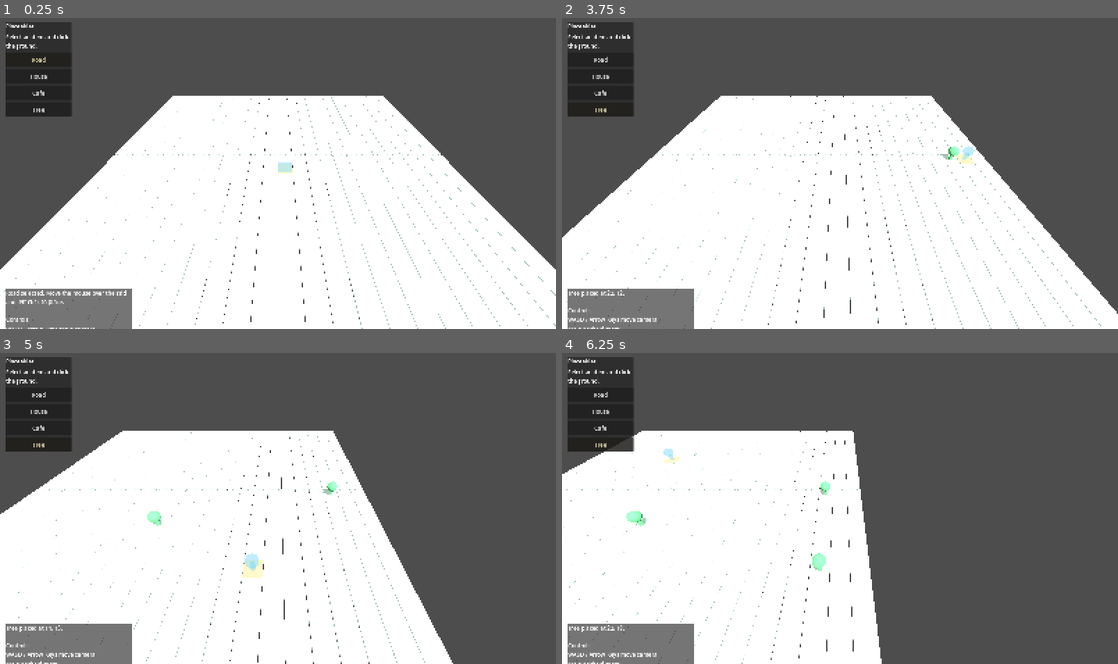
Above: before the commit, frames 1-4 (two rows, left to right).
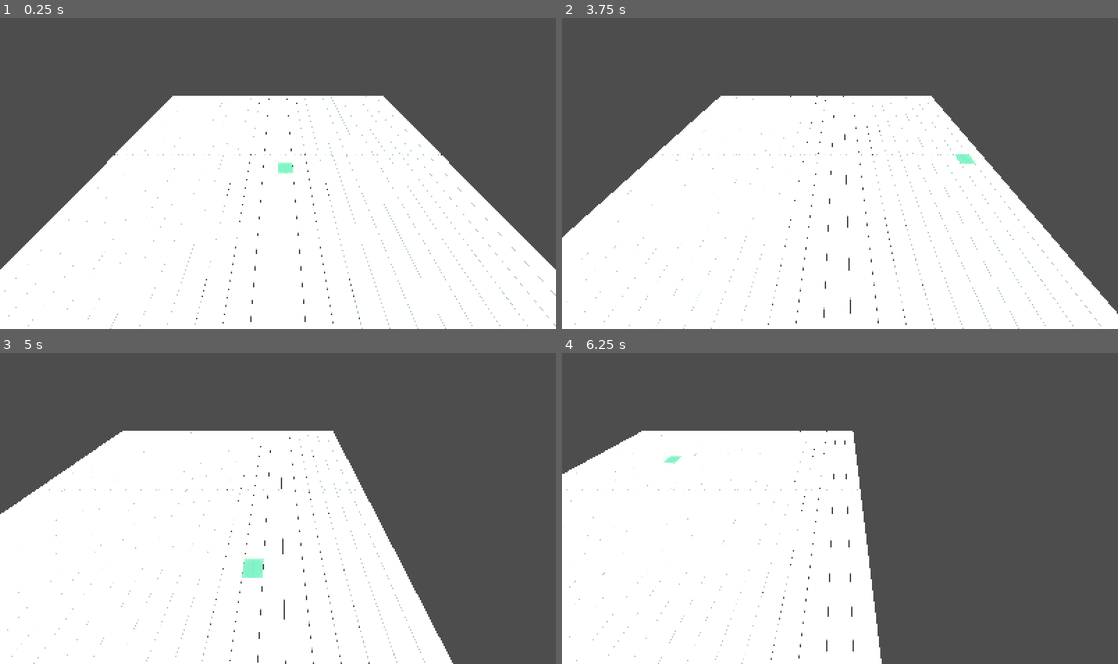
Above: after the commit, the same moments.

Repository: joyshu93/bloomtail_village
Game: Godot game, scene res://scenes/main/Main.tscn
The game is run twice, just before and just after one commit, with the same random seed, the same clock (stepped at 60 frames per second) and the same inputs.
Inputs (mouse positions are in pixels of both pictures, inside the frame that each line leads up to):
- Up to frame 1 (0.25 s): no input
- Up to frame 2 (3.75 s): click (600, 58) at 0.5 s, where only the run before the commit has a clickable "Road"; click (600, 77) at 1.25 s, where only the run before the commit has a clickable "House"; click (600, 92) at 2 s, where only the run before the commit has a clickable "Cafe"; click (600, 108) at 2.75 s, where only the run before the commit has a clickable "Tree"; tap Enter at 3.5 s; move the mouse to (962, 157) at 3.52 s; hold D from 3.53 s (still down); click (962, 157) at 3.67 s
- Up to frame 3 (5 s): release D at 4.25 s; drag from (166, 524) to (250, 570) at 4.27 s
- Up to frame 4 (6.25 s): tap Space at 5 s; move the mouse to (895, 440) at 5.02 s; hold D 5.03-5.75 s; click (895, 440) at 5.17 s; tap Enter at 5.75 s; drag from (812, 570) to (673, 461) at 5.77 s

The runs differ from the first frame. In frame 1, 6.5% of the frame differs, in the area x 1-53%, y 1-100%; in frame 2, 6.6%; in frame 3, 6.8%, in the area x 1-61%, y 1-100%; in frame 4, 6.8%.
Error after the commit: Parse Error: Cannot infer the type of "is_selected" variable because the value doesn't have a set type. (res://scripts/ui/ui_root.gd:122)

Commit message:
Polish 3D placement UX

Diff:
--- a/scripts/managers/build_manager.gd
+++ b/scripts/managers/build_manager.gd
@@ -36,12 +36,22 @@
 func get_selected_data() -> PlaceableData:
 	return placeables.get(selected_id) as PlaceableData
 
+func get_selected_name() -> String:
+	var selected := get_selected_data()
+	return "" if selected == null else selected.display_name
+
+func is_road_selected() -> bool:
+	return selected_id == "road"
+
 func select_placeable(placeable_id: String) -> void:
 	if not placeables.has(placeable_id):
 		return
 	selected_id = placeable_id
 	selection_changed.emit(selected_id)
-	game_manager.set_status("%s selected. Move the mouse over the grid and left click to place." % get_selected_data().display_name)
+	if is_road_selected():
+		game_manager.set_status("Road selected. Left click and drag across the grid to lay roads quickly.")
+	else:
+		game_manager.set_status("%s selected. Move the mouse over the grid and left click to place." % get_selected_data().display_name)
 
 func is_inside(cell: Vector2i) -> bool:
 	return cell.x >= 0 and cell.y >= 0 and cell.x < GRID_WIDTH and cell.y < GRID_DEPTH
@@ -52,23 +62,45 @@
 func can_place(cell: Vector2i) -> bool:
 	return is_inside(cell) and not is_occupied(cell)
 
-func would_be_active(cell: Vector2i, data: PlaceableData = null) -> bool:
-	var current_data := data if data != null else get_selected_data()
-	if current_data == null or not current_data.requires_road:
-		return true
+func can_place_id(placeable_id: String, cell: Vector2i) -> bool:
+	return placeables.has(placeable_id) and can_place(cell)
+
+func has_road_neighbor(cell: Vector2i) -> bool:
 	for offset in [Vector2i.LEFT, Vector2i.RIGHT, Vector2i.UP, Vector2i.DOWN]:
 		var neighbor_key := _cell_key(cell + offset)
 		if placements.has(neighbor_key) and placements[neighbor_key]["id"] == "road":
 			return true
 	return false
 
+func would_be_active(cell: Vector2i, data: PlaceableData = null) -> bool:
+	var current_data := data if data != null else get_selected_data()
+	if current_data == null or not current_data.requires_road:
+		return true
+	return has_road_neighbor(cell)
+
+func get_hover_message(cell: Vector2i, placeable_id: String = selected_id) -> String:
+	if not placeables.has(placeable_id):
+		return "Select a placeable from the build menu."
+	var data: PlaceableData = placeables[placeable_id]
+	if not is_inside(cell):
+		return "Outside the buildable area."
+	if is_occupied(cell):
+		return "Cell %d, %d is occupied." % [cell.x + 1, cell.y + 1]
+	if data.requires_road and not would_be_active(cell, data):
+		return "%s can be placed here, but it will stay inactive until a road touches it." % data.display_name
+	return "Ready to place %s at %d, %d." % [data.display_name, cell.x + 1, cell.y + 1]
+
 func place_selected(cell: Vector2i) -> bool:
+	return place(selected_id, cell)
+
+func place(placeable_id: String, cell: Vector2i, silent: bool = false) -> bool:
+	if not placeables.has(placeable_id):
+		return false
 	if not can_place(cell):
-		game_manager.set_status("That cell is already occupied or outside the buildable area.")
+		if not silent:
+			game_manager.set_status("That cell is already occupied or outside the buildable area.")
 		return false
-	var data: PlaceableData = get_selected_data()
-	if data == null:
-		return false
+	var data: PlaceableData = placeables.get(placeable_id)
 	var active_after_place := would_be_active(cell, data)
 	placements[_cell_key(cell)] = {
 		"id": data.id,
@@ -76,10 +108,11 @@
 	}
 	_recalculate_activation()
 	placements_changed.emit()
-	if data.requires_road and not active_after_place:
-		game_manager.set_status("%s placed at %d, %d, but it is inactive until a road touches it." % [data.display_name, cell.x + 1, cell.y + 1])
-	else:
-		game_manager.set_status("%s placed at %d, %d." % [data.display_name, cell.x + 1, cell.y + 1])
+	if not silent:
+		if data.requires_road and not active_after_place:
+			game_manager.set_status("%s placed at %d, %d, but it is inactive until a road touches it." % [data.display_name, cell.x + 1, cell.y + 1])
+		else:
+			game_manager.set_status("%s placed at %d, %d." % [data.display_name, cell.x + 1, cell.y + 1])
 	return true
 
 func get_placements() -> Array[Dictionary]:
--- a/scripts/ui/ui_root.gd
+++ b/scripts/ui/ui_root.gd
@@ -7,6 +7,8 @@
 var button_box: VBoxContainer
 var status_panel: PanelContainer
 var status_label: Label
+var selection_title: Label
+var selection_detail: Label
 var selected_buttons := {}
 var is_ready := false
 var signals_connected := false
@@ -31,8 +33,8 @@
 	button_panel.set_anchors_and_offsets_preset(Control.PRESET_TOP_LEFT)
 	button_panel.offset_left = 16
 	button_panel.offset_top = 16
-	button_panel.offset_right = 206
-	button_panel.offset_bottom = 250
+	button_panel.offset_right = 274
+	button_panel.offset_bottom = 348
 
 	button_box = VBoxContainer.new()
 	button_box.add_theme_constant_override("separation", 8)
@@ -44,20 +46,37 @@
 	button_box.offset_bottom = -12
 
 	var title := Label.new()
-	title.text = "Placeables"
+	title.text = "Build Menu"
+	title.add_theme_font_size_override("font_size", 20)
 	button_box.add_child(title)
 
 	var hint := Label.new()
-	hint.text = "Select an item and click the ground."
+	hint.text = "Pick a placeable, then click the ground.\nRoad supports drag placement."
 	hint.autowrap_mode = TextServer.AUTOWRAP_WORD_SMART
 	button_box.add_child(hint)
+
+	var separator := HSeparator.new()
+	button_box.add_child(separator)
+
+	selection_title = Label.new()
+	selection_title.text = "Selected: -"
+	selection_title.add_theme_font_size_override("font_size", 16)
+	button_box.add_child(selection_title)
+
+	selection_detail = Label.new()
+	selection_detail.autowrap_mode = TextServer.AUTOWRAP_WORD_SMART
+	selection_detail.text = "Choose an item to start placing."
+	button_box.add_child(selection_detail)
+
+	var button_separator := HSeparator.new()
+	button_box.add_child(button_separator)
 
 	status_panel = PanelContainer.new()
 	add_child(status_panel)
 	status_panel.set_anchors_and_offsets_preset(Control.PRESET_BOTTOM_LEFT)
 	status_panel.offset_left = 16
-	status_panel.offset_top = -116
-	status_panel.offset_right = 380
+	status_panel.offset_top = -132
+	status_panel.offset_right = 430
 	status_panel.offset_bottom = -16
 
 	status_label = Label.new()
@@ -80,14 +99,16 @@
 	_on_status_changed(game_manager.status_text)
 
 func _rebuild_placeable_buttons() -> void:
-	for name in selected_buttons.keys():
-		var button: Button = selected_buttons[name]
-		button.queue_free()
+	for id in selected_buttons.keys():
+		var existing: Button = selected_buttons[id]
+		existing.queue_free()
 	selected_buttons.clear()
 	for placeable in build_manager.get_placeables():
 		var button := Button.new()
-		button.text = placeable.display_name
-		button.custom_minimum_size = Vector2(0, 40)
+		button.text = "%s  [%s]" % [placeable.display_name, placeable.category.capitalize()]
+		button.custom_minimum_size = Vector2(0, 46)
+		button.alignment = HORIZONTAL_ALIGNMENT_LEFT
+		button.toggle_mode = true
 		button.pressed.connect(_on_placeable_button_pressed.bind(placeable.id))
 		button_box.add_child(button)
 		selected_buttons[placeable.id] = button
@@ -97,9 +118,18 @@
 
 func _on_selection_changed(placeable_id: String) -> void:
 	for id in selected_buttons.keys():
-		selected_buttons[id].modulate = Color(1, 1, 1, 1)
-	if placeable_id != "" and selected_buttons.has(placeable_id):
-		selected_buttons[placeable_id].modulate = Color(1.0, 0.94, 0.76, 1.0)
+		var button: Button = selected_buttons[id]
+		var is_selected := id == placeable_id
+		button.button_pressed = is_selected
+		button.modulate = Color(1.0, 0.95, 0.8, 1.0) if is_selected else Color(1, 1, 1, 1)
+	var selected: PlaceableData = build_manager.get_selected_data()
+	if selected == null:
+		selection_title.text = "Selected: -"
+		selection_detail.text = "Choose an item to start placing."
+		return
+	selection_title.text = "Selected: %s" % selected.display_name
+	var road_text := "Needs adjacent road" if selected.requires_road else "No road needed"
+	selection_detail.text = "%s\n%s" % [selected.description, road_text]
 
 func _on_status_changed(text: String) -> void:
-	status_label.text = "%s\n\nControls:\nWASD / Arrow Keys move camera\nMouse Wheel zoom\nLeft Click place" % text
+	status_label.text = "%s\n\nControls:\nWASD / Arrow Keys move camera\nMouse Wheel zoom\nLeft Click place\nRoad: drag to paint" % text
--- a/scripts/world/placeable_preview.gd
+++ b/scripts/world/placeable_preview.gd
@@ -20,13 +20,7 @@
 		add_child(current_visual)
 	position = world_position
 	visible = true
-	var target_color := data.preview_color
-	if not can_place:
-		target_color = data.blocked_color
-	elif data.requires_road and not would_be_active:
-		target_color = data.inactive_color
-		target_color.a = 0.45
-	_apply_material(current_visual, target_color, true)
+	apply_state(current_visual, data, can_place, would_be_active, true)
 
 func hide_preview() -> void:
 	visible = false
@@ -35,16 +29,26 @@
 	var root := Node3D.new()
 	match data.mesh_kind:
 		"road":
-			_add_box(root, Vector3(size * 0.92, 0.12, size * 0.92), Vector3(0.0, 0.06, 0.0))
+			_add_box(root, Vector3(size * 0.94, 0.08, size * 0.94), Vector3(0.0, 0.04, 0.0))
+			_add_box(root, Vector3(size * 0.14, 0.085, size * 0.55), Vector3(0.0, 0.05, 0.0))
 		"house":
 			_add_box(root, Vector3(size * 0.78, 1.5, size * 0.78), Vector3(0.0, 0.75, 0.0))
-			_add_box(root, Vector3(size * 0.92, 0.18, size * 0.92), Vector3(0.0, 1.58, 0.0))
+			_add_box(root, Vector3(size * 0.96, 0.18, size * 0.96), Vector3(0.0, 1.58, 0.0))
+			_add_box(root, Vector3(size * 0.2, 0.72, size * 0.16), Vector3(0.0, 0.36, size * 0.31))
+			_add_box(root, Vector3(size * 0.14, 0.45, size * 0.14), Vector3(size * 0.24, 1.96, -size * 0.12))
 		"cafe":
 			_add_box(root, Vector3(size * 0.9, 1.2, size * 0.9), Vector3(0.0, 0.6, 0.0))
+			_add_box(root, Vector3(size * 0.98, 0.12, size * 0.42), Vector3(0.0, 1.15, size * 0.16))
+			_add_cylinder(root, size * 0.1, 0.85, Vector3(-size * 0.22, 0.42, size * 0.32))
+			_add_cylinder(root, size * 0.1, 0.85, Vector3(size * 0.22, 0.42, size * 0.32))
 			_add_cylinder(root, size * 0.12, 0.9, Vector3(size * 0.22, 1.65, -size * 0.22))
+			_add_sphere(root, size * 0.1, Vector3(size * 0.22, 2.05, -size * 0.22))
 		"tree":
 			_add_cylinder(root, size * 0.12, 1.0, Vector3(0.0, 0.5, 0.0))
-			_add_sphere(root, size * 0.34, Vector3(0.0, 1.35, 0.0))
+			_add_sphere(root, size * 0.28, Vector3(0.0, 1.2, 0.0))
+			_add_sphere(root, size * 0.22, Vector3(-size * 0.16, 1.42, 0.0))
+			_add_sphere(root, size * 0.22, Vector3(size * 0.16, 1.42, 0.0))
+			_add_sphere(root, size * 0.18, Vector3(0.0, 1.66, size * 0.12))
 		_:
 			_add_box(root, Vector3(size * 0.8, 0.8, size * 0.8), Vector3(0.0, 0.4, 0.0))
 	return root
@@ -52,11 +56,27 @@
 static func apply_color(root: Node3D, color: Color, transparent: bool) -> void:
 	_apply_material(root, color, transparent)
 
+static func apply_state(root: Node3D, data: PlaceableData, can_place: bool, is_active: bool, transparent: bool) -> void:
+	var target_color := data.active_color
+	if transparent:
+		target_color = data.preview_color
+	if not can_place:
+		target_color = data.blocked_color
+	elif data.requires_road and not is_active:
+		target_color = data.inactive_color
+		if transparent:
+			target_color.a = 0.45
+	_apply_material(root, target_color, transparent)
+	_update_state_marker(root, can_place, is_active, transparent)
+
 static func _apply_material(root: Node, color: Color, transparent: bool) -> void:
 	for child in root.get_children():
 		if child is MeshInstance3D:
 			var material := StandardMaterial3D.new()
 			material.albedo_color = color
+			material.emission_enabled = true
+			material.emission = color * 0.25
+			material.roughness = 0.92
 			if transparent:
 				material.transparency = BaseMaterial3D.TRANSPARENCY_ALPHA
 				material.shading_mode = BaseMaterial3D.SHADING_MODE_UNSHADED
@@ -67,6 +87,24 @@
 func _clear_visual() -> void:
 	for child in get_children():
 		child.queue_free()
+
+static func _update_state_marker(root: Node3D, can_place: bool, is_active: bool, transparent: bool) -> void:
+	var marker_name := "__StateMarker"
+	var marker_root := root.get_node_or_null(marker_name) as Node3D
+	if can_place and is_active:
+		if marker_root != null:
+			marker_root.queue_free()
+		return
+	if marker_root == null:
+		marker_root = Node3D.new()
+		marker_root.name = marker_name
+		root.add_child(marker_root)
+		_add_box(marker_root, Vector3(0.26, 1.2, 0.26), Vector3(0.0, 2.0, 0.0))
+		_add_box(marker_root, Vector3(0.26, 0.26, 0.26), Vector3(0.0, 1.2, 0.0))
+	var marker_color := Color(1.0, 0.28, 0.28, 0.9)
+	if can_place and not is_active:
+		marker_color = Color(1.0, 0.77, 0.34, 0.9)
+	_apply_material(marker_root, marker_color, transparent)
 
 static func _add_box(parent: Node3D, mesh_size: Vector3, mesh_position: Vector3) -> void:
 	var mesh := BoxMesh.new()
--- a/scripts/world/world_3d.gd
+++ b/scripts/world/world_3d.gd
@@ -5,6 +5,10 @@
 const MIN_CAMERA_DISTANCE := 14.0
 const MAX_CAMERA_DISTANCE := 34.0
 const ZOOM_STEP := 1.6
+const HOVER_VALID_COLOR := Color(0.45, 0.98, 0.68, 0.58)
+const HOVER_BLOCKED_COLOR := Color(1.0, 0.42, 0.42, 0.72)
+const HOVER_INACTIVE_COLOR := Color(1.0, 0.78, 0.38, 0.64)
+const HOVER_RING_COLOR := Color(1.0, 1.0, 1.0, 0.7)
 
 @onready var ground_tiles: Node3D = $GroundTiles
 @onready var placed_objects: Node3D = $PlacedObjects
@@ -18,6 +22,11 @@
 var hover_cell := Vector2i(-1, -1)
 var camera_distance := 22.0
 var ground_plane: Plane = Plane(Vector3.UP, GROUND_Y)
+var hover_ring: MeshInstance3D
+var is_dragging_road := false
+var drag_placed_cells: Dictionary = {}
+var last_hover_summary := ""
+var last_drag_cell := Vector2i(-1, -1)
 
 func setup(manager: BuildManager, game: GameManager) -> void:
 	build_manager = manager
@@ -41,15 +50,21 @@
 func _unhandled_input(event: InputEvent) -> void:
 	if build_manager == null:
 		return
-	if event is InputEventMouseButton and event.pressed:
-		if event.button_index == MOUSE_BUTTON_LEFT:
-			_try_place_hovered()
-		elif event.button_index == MOUSE_BUTTON_WHEEL_UP:
+	if event is InputEventMouseButton or event is InputEventMouseMotion:
+		_update_hover_from_mouse()
+	if event is InputEventMouseButton:
+		if event.button_index == MOUSE_BUTTON_LEFT and event.pressed:
+			_begin_or_place()
+		elif event.button_index == MOUSE_BUTTON_LEFT and not event.pressed:
+			_end_drag()
+		elif event.button_index == MOUSE_BUTTON_WHEEL_UP and event.pressed:
 			camera_distance = maxf(MIN_CAMERA_DISTANCE, camera_distance - ZOOM_STEP)
 			_update_camera_transform()
-		elif event.button_index == MOUSE_BUTTON_WHEEL_DOWN:
+		elif event.button_index == MOUSE_BUTTON_WHEEL_DOWN and event.pressed:
 			camera_distance = minf(MAX_CAMERA_DISTANCE, camera_distance + ZOOM_STEP)
 			_update_camera_transform()
+	elif event is InputEventMouseMotion and is_dragging_road:
+		_drag_place_road()
 
 func _build_ground() -> void:
 	for child in ground_tiles.get_children():
@@ -68,10 +83,20 @@
 
 func _setup_hover_indicator() -> void:
 	var mesh := BoxMesh.new()
-	mesh.size = Vector3(BuildManager.CELL_SIZE * 0.98, 0.06, BuildManager.CELL_SIZE * 0.98)
+	mesh.size = Vector3(BuildManager.CELL_SIZE * 0.98, 0.18, BuildManager.CELL_SIZE * 0.98)
 	hover_indicator.mesh = mesh
-	hover_indicator.material_override = _make_material(Color(1.0, 0.95, 0.55, 0.45), true)
+	hover_indicator.material_override = _make_material(HOVER_VALID_COLOR, true)
 	hover_indicator.visible = false
+	if hover_ring == null:
+		hover_ring = MeshInstance3D.new()
+		var ring_mesh := CylinderMesh.new()
+		ring_mesh.top_radius = BuildManager.CELL_SIZE * 0.5
+		ring_mesh.bottom_radius = BuildManager.CELL_SIZE * 0.5
+		ring_mesh.height = 0.04
+		hover_ring.mesh = ring_mesh
+		hover_ring.material_override = _make_material(HOVER_RING_COLOR, true)
+		add_child(hover_ring)
+	hover_ring.visible = false
 
 func _rebuild_placed_objects() -> void:
 	for child in placed_objects.get_children():
@@ -80,7 +105,7 @@
 		var data: PlaceableData = item["data"]
 		var cell: Vector2i = item["cell"]
 		var node := PlaceablePreview.create_visual(data, BuildManager.CELL_SIZE)
-		PlaceablePreview.apply_color(node, data.active_color if item["active"] else data.inactive_color, false)
+		PlaceablePreview.apply_state(node, data, true, bool(item["active"]), false)
 		node.position = build_manager.cell_to_world(cell)
 		placed_objects.add_child(node)
 	_refresh_preview()
@@ -90,17 +115,27 @@
 	if hit == null:
 		hover_cell = Vector2i(-1, -1)
 		hover_indicator.visible = false
-		preview.hide_preview()
+		hover_ring.visible = false
+		preview.hide_preview()
+		last_hover_summary = ""
 		return
 	var cell: Vector2i = build_manager.world_to_cell(hit)
 	if not build_manager.is_inside(cell):
 		hover_cell = Vector2i(-1, -1)
 		hover_indicator.visible = false
-		preview.hide_preview()
+		hover_ring.visible = false
+		preview.hide_preview()
+		last_hover_summary = ""
 		return
 	hover_cell = cell
 	hover_indicator.visible = true
-	hover_indicator.position = build_manager.cell_to_world(cell) + Vector3(0.0, 0.03, 0.0)
+	hover_indicator.position = build_manager.cell_to_world(cell) + Vector3(0.0, 0.09, 0.0)
+	hover_ring.visible = true
+	hover_ring.position = build_manager.cell_to_world(cell) + Vector3(0.0, 0.02, 0.0)
+	_update_hover_indicator_visuals()
+	_update_hover_status()
+	if is_dragging_road:
+		_drag_place_road()
 	_refresh_preview()
 
 func _refresh_preview() -> void:
@@ -111,11 +146,13 @@
 	if selected == null:
 		preview.hide_preview()
 		return
+	var can_place := build_manager.can_place(hover_cell)
+	var would_be_active := build_manager.would_be_active(hover_cell, selected)
 	preview.show_preview(
 		selected,
 		build_manager.cell_to_world(hover_cell),
-		build_manager.can_place(hover_cell),
-		build_manager.would_be_active(hover_cell, selected)
+		can_place,
+		would_be_active
 	)
 
 func _try_place_hovered() -> void:
@@ -123,6 +160,49 @@
 		return
 	if not build_manager.place_selected(hover_cell):
 		_refresh_preview()
+	else:
+		_update_hover_indicator_visuals()
+
+func _begin_or_place() -> void:
+	if _is_pointer_over_ui():
+		return
+	if hover_cell.x < 0:
+		return
+	if build_manager.selected_id == "road":
+		is_dragging_road = true
+		drag_placed_cells.clear()
+		last_drag_cell = hover_cell
+		_drag_place_road()
+		return
+	_try_place_hovered()
+
+func _drag_place_road() -> void:
+	if hover_cell.x < 0 or not build_manager.is_inside(hover_cell):
+		return
+	if last_drag_cell.x < 0:
+		last_drag_cell = hover_cell
+	for cell in _cells_between(last_drag_cell, hover_cell):
+		var key := "%d,%d" % [cell.x, cell.y]
+		if drag_placed_cells.has(key):
+			continue
+		if build_manager.place("road", cell, true):
+			drag_placed_cells[key] = true
+			game_manager.set_status("Laying road... release left mouse to stop.")
+			last_hover_summary = ""
+	last_drag_cell = hover_cell
+
+func _end_drag() -> void:
+	if not is_dragging_road:
+		return
+	is_dragging_road = false
+	var placed_count := drag_placed_cells.size()
+	if placed_count > 0:
+		game_manager.set_status("Road drag placed %d tile%s." % [placed_count, "" if placed_count == 1 else "s"])
+	elif build_manager.selected_id == "road":
+		game_manager.set_status("Road selected. Drag across the ground or click a single cell to place.")
+	drag_placed_cells.clear()
+	last_hover_summary = ""
+	last_drag_cell = Vector2i(-1, -1)
 
 func _handle_camera_move(delta: float) -> void:
 	var move := Vector3.ZERO
@@ -154,10 +234,66 @@
 func _make_material(color: Color, transparent: bool = false) -> StandardMaterial3D:
 	var material := StandardMaterial3D.new()
 	material.albedo_color = color
+	material.emission_enabled = true
+	material.emission = color * 0.35
 	if transparent:
 		material.transparency = BaseMaterial3D.TRANSPARENCY_ALPHA
 		material.shading_mode = BaseMaterial3D.SHADING_MODE_UNSHADED
 	return material
 
 func _on_selection_changed(_placeable_id: String) -> void:
+	_update_hover_indicator_visuals()
+	last_hover_summary = ""
 	_refresh_preview()
+
+func _update_hover_indicator_visuals() -> void:
+	if hover_cell.x < 0 or not build_manager.is_inside(hover_cell):
+		return
+	var selected: PlaceableData = build_manager.get_selected_data()
+	if selected == null:
+		hover_indicator.material_override = _make_material(HOVER_BLOCKED_COLOR, true)
+		return
+	var can_place := build_manager.can_place(hover_cell)
+	var would_be_active := build_manager.would_be_active(hover_cell, selected)
+	var color := HOVER_VALID_COLOR
+	var hover_height := 0.18
+	var ring_scale := 1.0
+	if not can_place:
+		color = HOVER_BLOCKED_COLOR
+		hover_height = 0.22
+		ring_scale = 1.08
+	elif selected.requires_road and not would_be_active:
+		color = HOVER_INACTIVE_COLOR
+		hover_height = 0.2
+		ring_scale = 1.04
+	var mesh := hover_indicator.mesh as BoxMesh
+	if mesh != null:
+		mesh.size = Vector3(BuildManager.CELL_SIZE * 0.98, hover_height, BuildManager.CELL_SIZE * 0.98)
+	hover_indicator.material_override = _make_material(color, true)
+	hover_ring.scale = Vector3(ring_scale, 1.0, ring_scale)
+	hover_ring.material_override = _make_material(color.lightened(0.2), true)
+
+func _update_hover_status() -> void:
+	if is_dragging_road:
+		return
+	var message := build_manager.get_hover_message(hover_cell)
+	if message == last_hover_summary:
+		return
+	last_hover_summary = message
+	game_manager.set_status(message)
+
+func _is_pointer_over_ui() -> bool:
+	return get_viewport().gui_get_hovered_control() != null
+
+func _cells_between(start: Vector2i, finish: Vector2i) -> Array[Vector2i]:
+	var cells: Array[Vector2i] = []
+	var current := start
+	cells.append(current)
+	while current != finish:
+		var delta := finish - current
+		if abs(delta.x) >= abs(delta.y) and delta.x != 0:
+			current.x += 1 if delta.x > 0 else -1
+		elif delta.y != 0:
+			current.y += 1 if delta.y > 0 else -1
+		cells.append(current)
+	return cells
Not shown, changed: README.md
